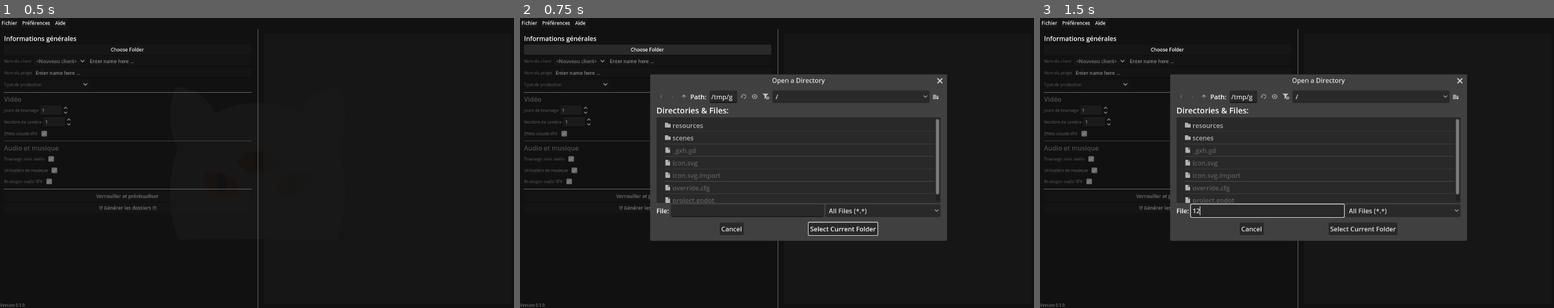
Above: before the commit, frames 1-3 (left to right).
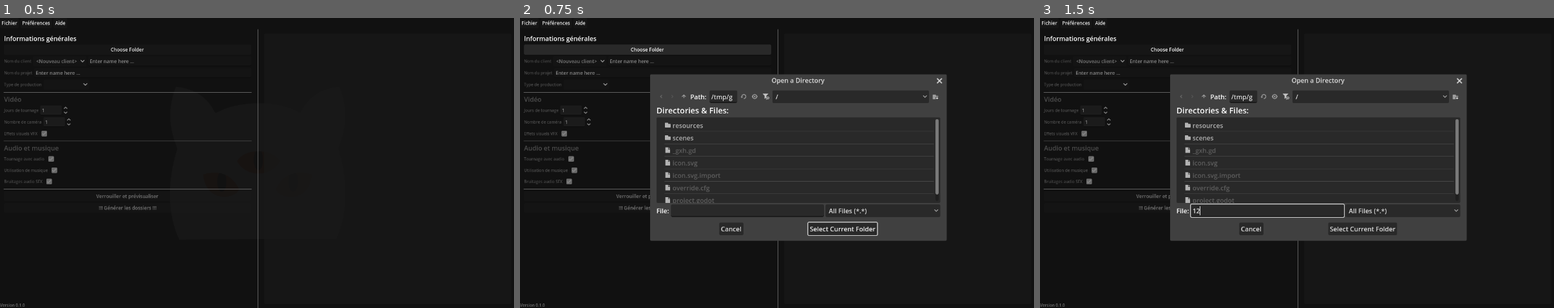
Above: after the commit, the same moments.

Repository: lutzilutz/Dionysos
Game: Godot game, scene res://scenes/main.tscn
The game is run twice, just before and just after one commit, with the same random seed, the same clock (stepped at 60 frames per second) and the same inputs.
Inputs (mouse positions are in pixels of both pictures, inside the frame that each line leads up to):
- Up to frame 1 (0.5 s): no input
- Up to frame 2 (0.75 s): click "Choose Folder" at 0.5 s
- Up to frame 3 (1.5 s): click (1266, 209) at 1.27 s; type "12" at 1.35 s

Frame 1 is identical in both runs. In frame 2, 0.3% of the frame differs, in the area x 39-83%, y 20-76%; in frame 3, 0.3%.

Commit message:
Corrected highlight implementation, should work for all current options

Diff:
--- a/scenes/main.gd
+++ b/scenes/main.gd
@@ -6,6 +6,9 @@
 }
 
 const USER_PREF_PATH: String = "user://user_preferences.json"
+
+const TREE_DEFAULT: Color = Color(0.7, 0.7, 0.7, 1)
+const TREE_HIGHLIGHTED: Color = Color(0.8, 0.4, 0, 1)
 
 var FolderLabel = preload("res://scenes/folder_label.tscn")
 
@@ -24,11 +27,14 @@
 @onready var production_type_option = get_node("Window/WorkspaceHBox/FormContainer/FormVBox/ProductionTypeLine/ProductionTypeOption")
 
 @onready var audio_label = get_node("Window/WorkspaceHBox/FormContainer/FormVBox/AudioTitleLabel")
+@onready var production_audio_line = get_node("Window/WorkspaceHBox/FormContainer/FormVBox/ProductionAudioLine")
 @onready var production_audio_label = get_node("Window/WorkspaceHBox/FormContainer/FormVBox/ProductionAudioLine/ProductionAudioLabel")
 @onready var production_audio_checkbox = get_node("Window/WorkspaceHBox/FormContainer/FormVBox/ProductionAudioLine/ProductionAudioCheckBox")
-@onready var music_Label = get_node("Window/WorkspaceHBox/FormContainer/FormVBox/MusicLine/MusicLabel")
+@onready var music_line = get_node("Window/WorkspaceHBox/FormContainer/FormVBox/MusicLine")
+@onready var music_label = get_node("Window/WorkspaceHBox/FormContainer/FormVBox/MusicLine/MusicLabel")
 @onready var music_checkbox = get_node("Window/WorkspaceHBox/FormContainer/FormVBox/MusicLine/MusicCheckBox")
-@onready var audio_sfx_Label = get_node("Window/WorkspaceHBox/FormContainer/FormVBox/AudioSFXLine/AudioSFXLabel")
+@onready var audio_sfx_line = get_node("Window/WorkspaceHBox/FormContainer/FormVBox/AudioSFXLine")
+@onready var audio_sfx_label = get_node("Window/WorkspaceHBox/FormContainer/FormVBox/AudioSFXLine/AudioSFXLabel")
 @onready var audio_sfx_checkbox = get_node("Window/WorkspaceHBox/FormContainer/FormVBox/AudioSFXLine/AudioSFXCheckBox")
 
 @onready var video_label = get_node("Window/WorkspaceHBox/FormContainer/FormVBox/VideoTitleLabel")
@@ -254,54 +260,100 @@
 
 func update_hovering() -> void:
 	if user_preferences.has_default_path and not info_locked and customer_name != "" and project_name != "" and production_type_option.selected != -1:
+		reset_tree_highlights()
 		if control_hovered == daycount_line:
 			var tmp_tree_item: TreeItem = folder_tree.get_root().get_first_child()
 			while tmp_tree_item != null:
-				tmp_tree_item.set_custom_color(0, Color.from_rgba8(179, 179, 179, 255))
-				if tmp_tree_item.get_child_count() > 0:
-					for c in tmp_tree_item.get_children():
-						c.set_custom_color(0, Color.from_rgba8(179, 179, 179, 255))
 				check_tree_item_for_daycount(tmp_tree_item)
 				tmp_tree_item = tmp_tree_item.get_next()
 		elif control_hovered == cameracount_line:
 			var tmp_tree_item: TreeItem = folder_tree.get_root().get_first_child()
 			while tmp_tree_item != null:
-				tmp_tree_item.set_custom_color(0, Color.from_rgba8(179, 179, 179, 255))
-				if tmp_tree_item.get_child_count() > 0:
-					for c in tmp_tree_item.get_children():
-						c.set_custom_color(0, Color.from_rgba8(179, 179, 179, 255))
 				check_tree_item_for_cameracount(tmp_tree_item)
 				tmp_tree_item = tmp_tree_item.get_next()
 		elif control_hovered == vfx_line:
 			var tmp_tree_item: TreeItem = folder_tree.get_root().get_first_child()
 			while tmp_tree_item != null:
-				tmp_tree_item.set_custom_color(0, Color.from_rgba8(179, 179, 179, 255))
-				if tmp_tree_item.get_child_count() > 0:
-					for c in tmp_tree_item.get_children():
-						c.set_custom_color(0, Color.from_rgba8(179, 179, 179, 255))
 				check_tree_item_for_vfx(tmp_tree_item)
 				tmp_tree_item = tmp_tree_item.get_next()
+		elif control_hovered == production_audio_line:
+			var tmp_tree_item: TreeItem = folder_tree.get_root().get_first_child()
+			while tmp_tree_item != null:
+				check_tree_item_for_production_audio(tmp_tree_item)
+				tmp_tree_item = tmp_tree_item.get_next()
+		elif control_hovered == music_line:
+			var tmp_tree_item: TreeItem = folder_tree.get_root().get_first_child()
+			while tmp_tree_item != null:
+				check_tree_item_for_music(tmp_tree_item)
+				tmp_tree_item = tmp_tree_item.get_next()
+		elif control_hovered == audio_sfx_line:
+			var tmp_tree_item: TreeItem = folder_tree.get_root().get_first_child()
+			while tmp_tree_item != null:
+				check_tree_item_for_audio_sfx(tmp_tree_item)
+				tmp_tree_item = tmp_tree_item.get_next()
+
+func reset_tree_highlights() -> void:
+	var tmp_tree_item: TreeItem = folder_tree.get_root().get_first_child()
+	if folder_tree.get_root().get_child_count() > 0:
+		for c in folder_tree.get_root().get_children():
+			c.set_custom_color(0, TREE_DEFAULT)
+			if c.get_child_count() > 0:
+				for cc in c.get_children():
+					cc.set_custom_color(0, TREE_DEFAULT)
+					if cc.get_child_count() > 0:
+						for ccc in cc.get_children():
+							ccc.set_custom_color(0, TREE_DEFAULT)
+							if ccc.get_child_count() > 0:
+								for cccc in ccc.get_children():
+									cccc.set_custom_color(0, TREE_DEFAULT)
 
 func check_tree_item_for_daycount(tree_item: TreeItem) -> void:
 	if tree_item.get_text(0).find("Footage") != -1:
-		tree_item.set_custom_color(0, Color(1,0.5,0,1))
+		tree_item.set_custom_color(0, TREE_HIGHLIGHTED)
 		if tree_item.get_child_count() > 0:
 			for c in tree_item.get_children():
-				c.set_custom_color(0, Color(1,0.5,0,1))
+				c.set_custom_color(0, TREE_HIGHLIGHTED)
 
 func check_tree_item_for_cameracount(tree_item: TreeItem) -> void:
 	if tree_item.get_text(0).find("Footage") != -1:
-		tree_item.set_custom_color(0, Color(1,0.5,0,1))
+		tree_item.set_custom_color(0, TREE_HIGHLIGHTED)
 		if tree_item.get_child_count() > 0:
 			for c in tree_item.get_children():
-				c.set_custom_color(0, Color(1,0.5,0,1))
+				c.set_custom_color(0, TREE_HIGHLIGHTED)
 
 func check_tree_item_for_vfx(tree_item: TreeItem) -> void:
 	if tree_item.get_text(0).find("VFX") != -1:
-		tree_item.set_custom_color(0, Color(1,0.5,0,1))
+		tree_item.set_custom_color(0, TREE_HIGHLIGHTED)
 		if tree_item.get_child_count() > 0:
 			for c in tree_item.get_children():
-				c.set_custom_color(0, Color(1,0.5,0,1))
+				c.set_custom_color(0, TREE_HIGHLIGHTED)
+
+func check_tree_item_for_production_audio(tree_item: TreeItem) -> void:
+	if tree_item.get_text(0).find("Audio") != -1:
+		tree_item.set_custom_color(0, TREE_HIGHLIGHTED)
+		if tree_item.get_child_count() > 0:
+			for c in tree_item.get_children():
+				if c.get_text(0).find("Production audio") != -1:
+					c.set_custom_color(0, TREE_HIGHLIGHTED)
+
+func check_tree_item_for_music(tree_item: TreeItem) -> void:
+	if tree_item.get_text(0).find("Audio") != -1:
+		tree_item.set_custom_color(0, TREE_HIGHLIGHTED)
+		if tree_item.get_child_count() > 0:
+			for c in tree_item.get_children():
+				if c.get_text(0).find("Sound track") != -1:
+					c.set_custom_color(0, TREE_HIGHLIGHTED)
+					if c.get_child_count() > 0:
+						for cc in c.get_children():
+							cc.set_custom_color(0, TREE_HIGHLIGHTED)
+
+func check_tree_item_for_audio_sfx(tree_item: TreeItem) -> void:
+	if tree_item.get_text(0).find("Audio") != -1:
+		tree_item.set_custom_color(0, TREE_HIGHLIGHTED)
+		if tree_item.get_child_count() > 0:
+			for c in tree_item.get_children():
+				if c.get_text(0).find("SFX") != -1:
+					c.set_custom_color(0, TREE_HIGHLIGHTED)
 
 func update_controls() -> void: # Updating form controls depending how much user has filled it
 
@@ -336,9 +388,9 @@
 	audio_label.disable(not secondary_options_editable)
 	production_audio_label.disable(not secondary_options_editable)
 	production_audio_checkbox.disabled = not secondary_options_editable
-	music_Label.disable(not secondary_options_editable)
+	music_label.disable(not secondary_options_editable)
 	music_checkbox.disabled = not secondary_options_editable
-	audio_sfx_Label.disable(not secondary_options_editable)
+	audio_sfx_label.disable(not secondary_options_editable)
 	audio_sfx_checkbox.disabled = not secondary_options_editable
 
 	# Video
@@ -538,15 +590,29 @@
 func _on_production_audio_check_box_toggled(toggled_on: bool) -> void:
 	use_production_audio = toggled_on
 	update_controls()
+	_on_production_audio_line_mouse_entered()
+
+func _on_production_audio_line_mouse_entered() -> void:
+	control_hovered = production_audio_line
+	update_hovering()
 
 func _on_music_check_box_toggled(toggled_on: bool) -> void:
 	use_music = toggled_on
 	update_controls()
+	_on_music_line_mouse_entered()
+
+func _on_music_line_mouse_entered() -> void:
+	control_hovered = music_line
+	update_hovering()
 
 func _on_audio_sfx_check_box_toggled(toggled_on: bool) -> void:
 	use_audio_sfx = toggled_on
 	update_controls()
-
+	_on_audio_sfx_line_mouse_entered()
+
+func _on_audio_sfx_line_mouse_entered() -> void:
+	control_hovered = audio_sfx_line
+	update_hovering()
 
 func _on_day_count_spin_value_changed(value: float) -> void:
 	daycount = value
--- a/scenes/main.tscn
+++ b/scenes/main.tscn
@@ -330,8 +330,12 @@
 [connection signal="mouse_entered" from="Window/WorkspaceHBox/FormContainer/FormVBox/VFXLine" to="." method="_on_vfx_line_mouse_entered"]
 [connection signal="mouse_entered" from="Window/WorkspaceHBox/FormContainer/FormVBox/VFXLine/VFXCheckBox" to="." method="_on_vfx_line_mouse_entered"]
 [connection signal="toggled" from="Window/WorkspaceHBox/FormContainer/FormVBox/VFXLine/VFXCheckBox" to="." method="_on_vfx_check_box_toggled"]
+[connection signal="mouse_entered" from="Window/WorkspaceHBox/FormContainer/FormVBox/ProductionAudioLine" to="." method="_on_production_audio_line_mouse_entered"]
 [connection signal="toggled" from="Window/WorkspaceHBox/FormContainer/FormVBox/ProductionAudioLine/ProductionAudioCheckBox" to="." method="_on_production_audio_check_box_toggled"]
+[connection signal="mouse_entered" from="Window/WorkspaceHBox/FormContainer/FormVBox/MusicLine" to="." method="_on_music_line_mouse_entered"]
 [connection signal="toggled" from="Window/WorkspaceHBox/FormContainer/FormVBox/MusicLine/MusicCheckBox" to="." method="_on_music_check_box_toggled"]
+[connection signal="mouse_entered" from="Window/WorkspaceHBox/FormContainer/FormVBox/AudioSFXLine" to="." method="_on_audio_sfx_line_mouse_entered"]
+[connection signal="mouse_entered" from="Window/WorkspaceHBox/FormContainer/FormVBox/AudioSFXLine/AudioSFXCheckBox" to="." method="_on_audio_sfx_line_mouse_entered"]
 [connection signal="toggled" from="Window/WorkspaceHBox/FormContainer/FormVBox/AudioSFXLine/AudioSFXCheckBox" to="." method="_on_audio_sfx_check_box_toggled"]
 [connection signal="pressed" from="Window/WorkspaceHBox/FormContainer/FormVBox/PreGenerateFolderButton" to="." method="_on_pre_generate_folder_button_pressed"]
 [connection signal="pressed" from="Window/WorkspaceHBox/FormContainer/FormVBox/GenerateFolderButton" to="." method="_on_generate_folder_button_pressed"]
